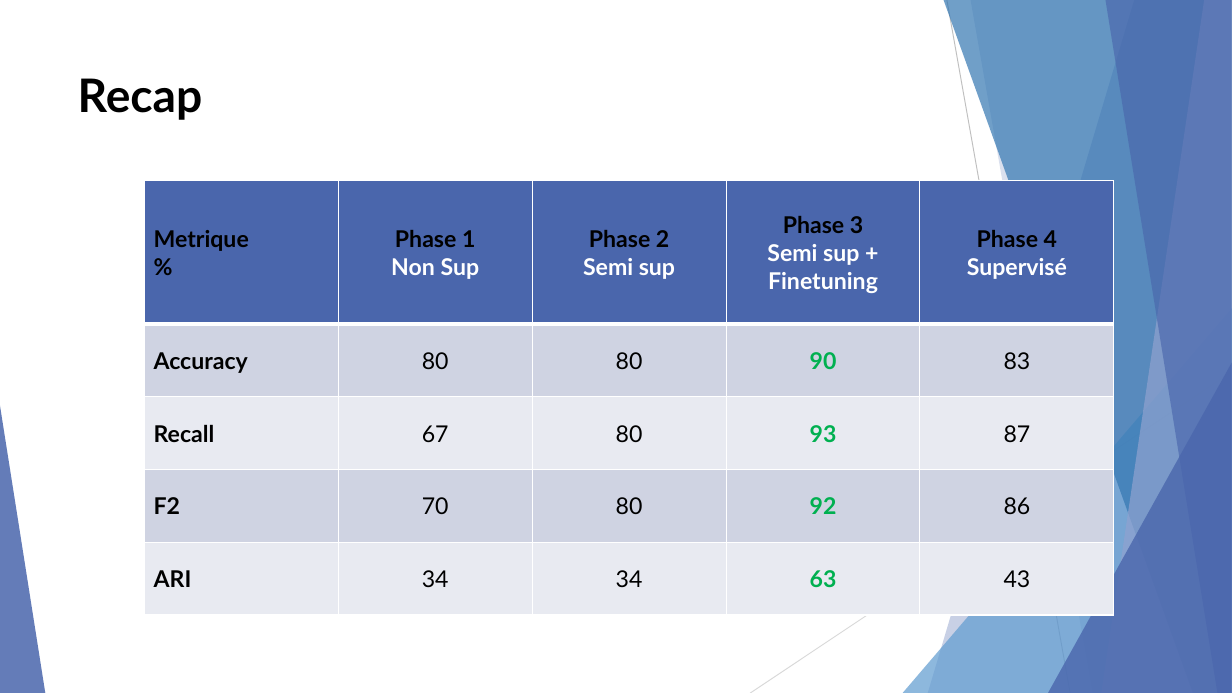
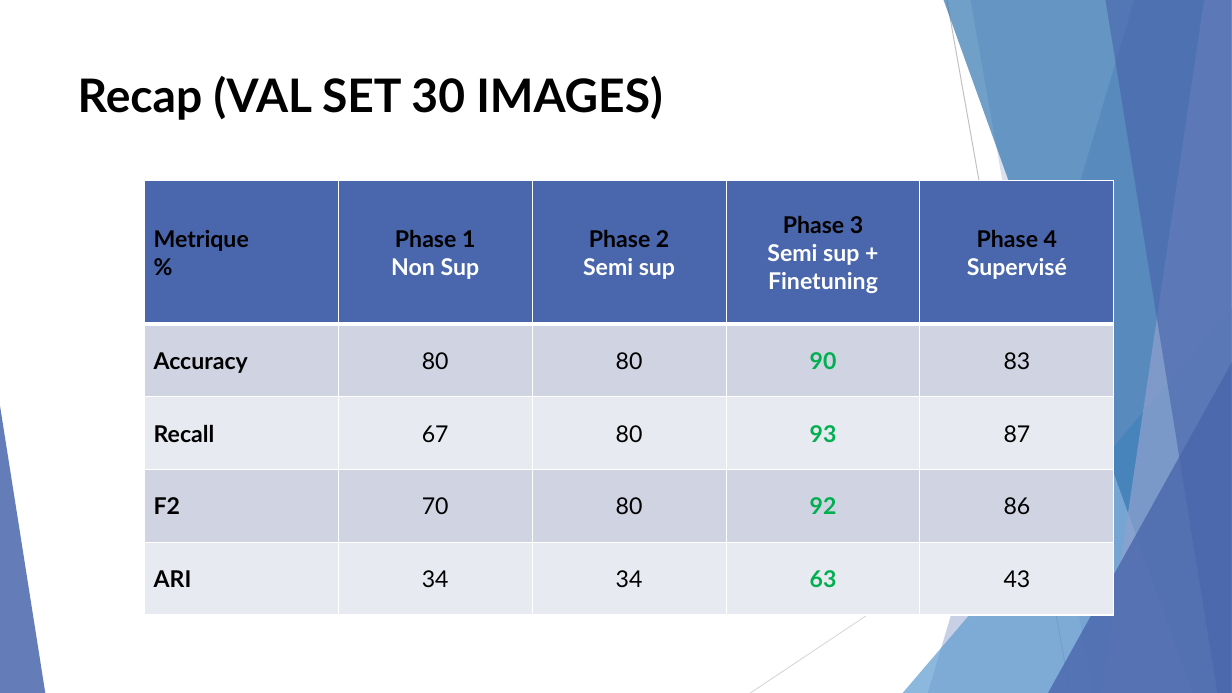
Before and after one commit to KL38/OC_P7_DL_SSL_Brain-Tumor-Detection, a slide deck: slide 27 of livrables/Lebayle_Kevin_7_présentation_13.04.26.v2.pptx. Drawn at 1232x693 pixels with LibreOffice and Linux fonts; fonts in the diff are those of the drawing. Boxes give left, top, right and bottom in pixels: in the first picture for what was removed or moved away, otherwise in the second. Text is boxed around its words. In the diff, an @@ line names an element or a change of style, - is before the commit and + after.

```diff
--- a/livrables/Lebayle_Kevin_7_présentation_13.04.26.v2.pptx
+++ b/livrables/Lebayle_Kevin_7_présentation_13.04.26.v2.pptx
@@ title at (78,76,662,120): text changed @@
-Recap
+Recap (VAL SET 30 IMAGES)
```
Also in this commit, not shown: 5 other slides changed, 3 other files.
